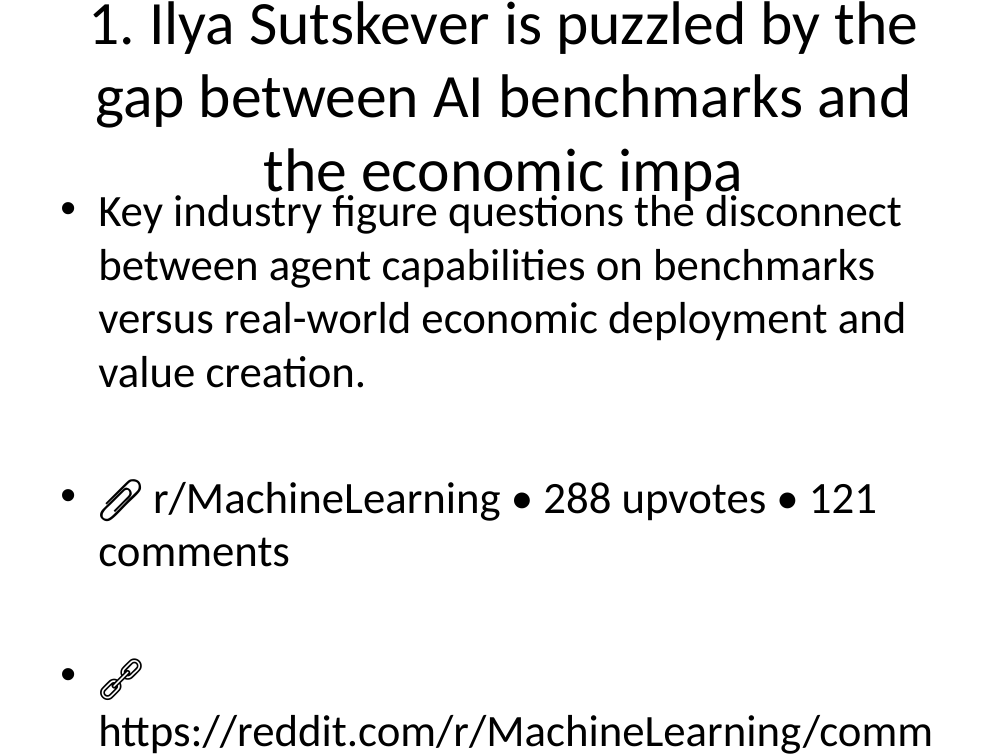
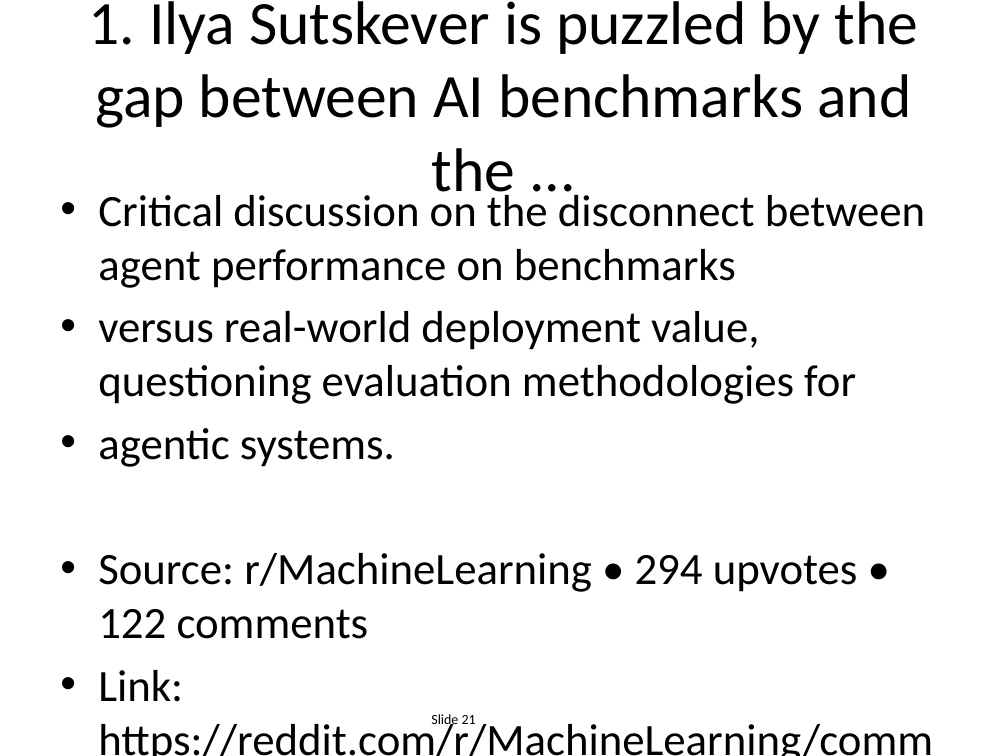
Before and after one commit to EiriniOr/ai-weekly-digest, a slide deck: slide 21 of AI_Weekly_2025-12-14.pptx. Drawn at 1008x756 pixels with LibreOffice and Linux fonts; fonts in the diff are those of the drawing. Boxes give left, top, right and bottom in pixels: in the first picture for what was removed or moved away, otherwise in the second. Text is boxed around its words. In the diff, an @@ line names an element or a change of style, - is before the commit and + after.

```diff
--- a/AI_Weekly_2025-12-14.pptx
+++ b/AI_Weekly_2025-12-14.pptx
@@ title at (89,1,918,206): text changed @@
-1. Ilya Sutskever is puzzled by the gap between AI benchmarks and the economic impa
+1. Ilya Sutskever is puzzled by the gap between AI benchmarks and the ...
@@ text at (98,189,933,756): text changed @@
-• Key industry figure questions the disconnect between agent capabilities on benchmarks versus real-world economic deployment and value creation.
-• 📎 r/MachineLearning • 288 upvotes • 121 comments
-• 🔗 https://reddit.com/r/MachineLearning/comments/1pm2zsb/ilya_s
+• Critical discussion on the disconnect between agent performance on benchmarks
+• versus real-world deployment value, questioning evaluation methodologies for
+• agentic systems.
+• Source: r/MachineLearning • 294 upvotes • 122 comments
+• Link: https://reddit.com/r/MachineLearning/comments/1...
@@ text added at (431,714,476,728), 10 pt, text #000000 @@
+Slide 21
```
Also in this commit, not shown: 23 other slides changed, 1 slide added, 1 slide removed.
